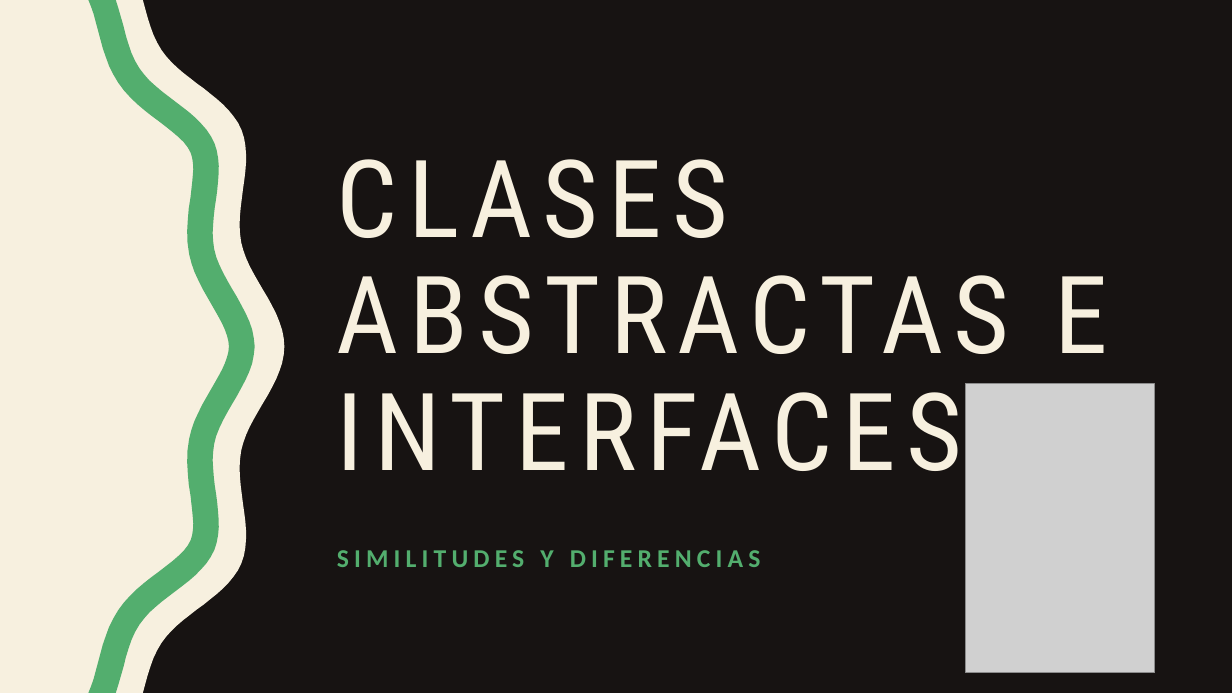
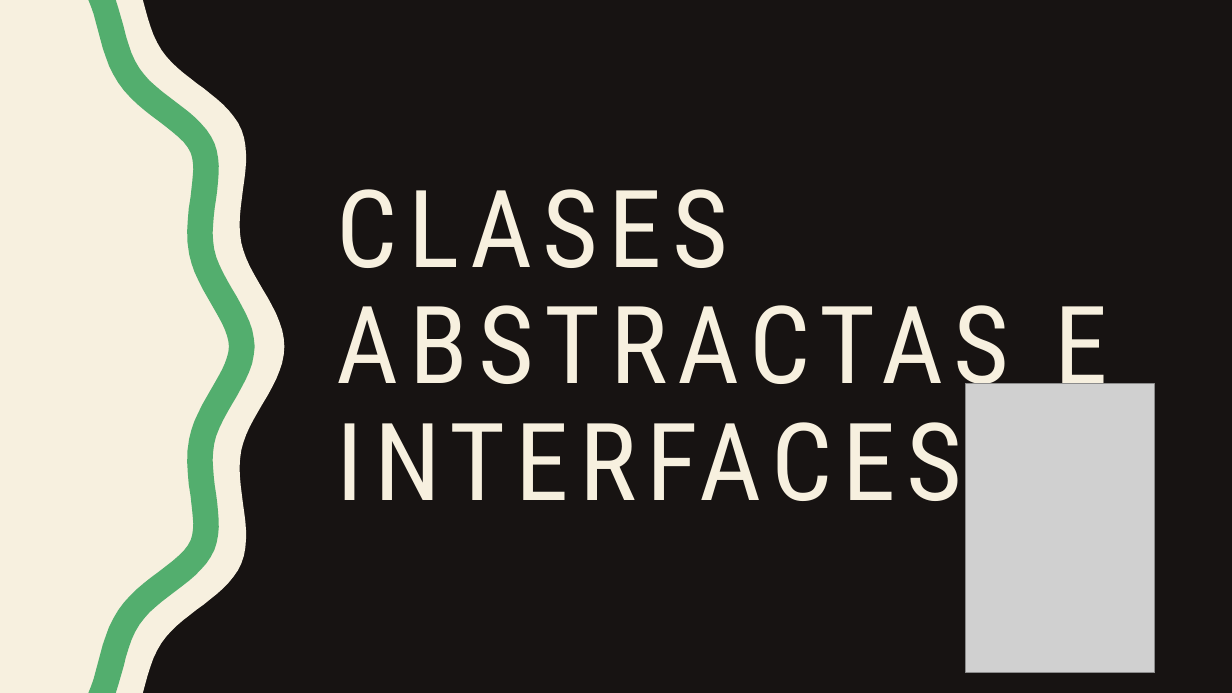
Before and after one commit to FiorellaSalamanca/Tarea_Encargada, a slide deck: slide 8 of Diapositivas/Tarea_Encargada - Salamanca.pptx. Drawn at 1232x693 pixels with LibreOffice and Linux fonts; fonts in the diff are those of the drawing; grey boxes stand for pictures. Boxes give left, top, right and bottom in pixels: in the first picture for what was removed or moved away, otherwise in the second. Text is boxed around its words. In the diff, an @@ line names an element or a change of style, - is before the commit and + after.

```diff
--- a/Diapositivas/Tarea_Encargada - Salamanca.pptx
+++ b/Diapositivas/Tarea_Encargada - Salamanca.pptx
@@ title "CLASES ABSTRACTAS E INTERFACES": place and size @@
-title "CLASES ABSTRACTAS E INTERFACES" at [337, 275, 1109, 471]
+title "CLASES ABSTRACTAS E INTERFACES" at [337, 305, 1109, 501]
@@ text removed at [337, 550, 761, 567] @@
-SIMILITUDES Y DIFERENCIAS
```
Also in this commit, not shown: 1 other slide changed, 35 other files.
